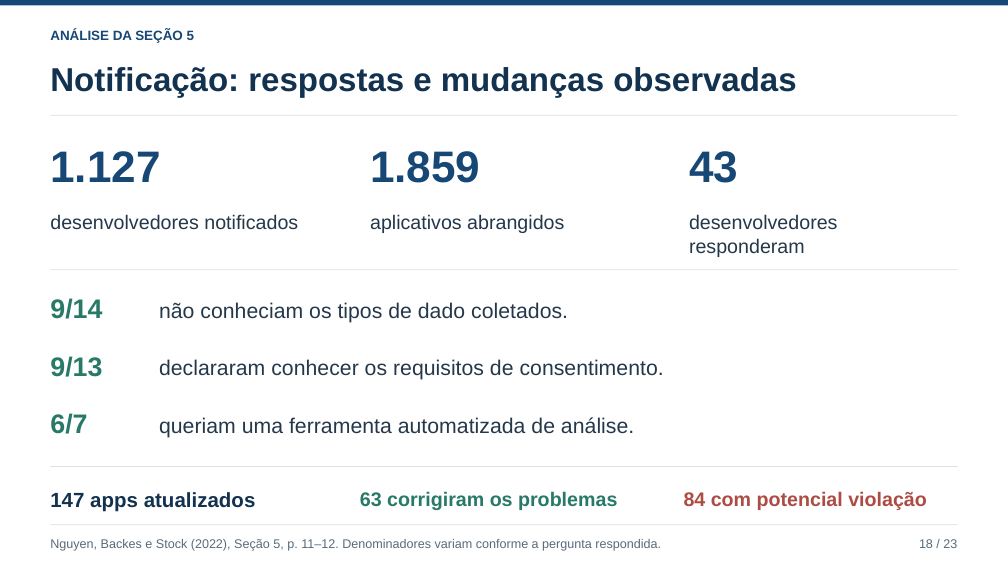
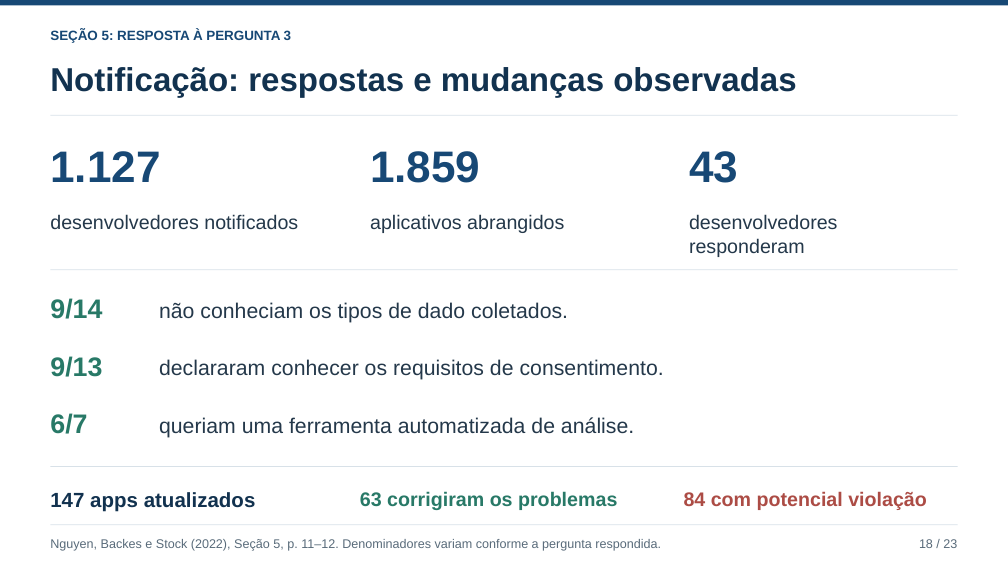
Before and after one commit to ClaudioAMF1/TCC, a slide deck: slide 18 of seminario/apresentacao/seminario-analise-de-artigo.pptx. Drawn at 1008x567 pixels with LibreOffice and Linux fonts; fonts in the diff are those of the drawing. Boxes give left, top, right and bottom in pixels: in the first picture for what was removed or moved away, otherwise in the second. Text is boxed around its words. In the diff, an @@ line names an element or a change of style, - is before the commit and + after.

```diff
--- a/seminario/apresentacao/seminario-analise-de-artigo.pptx
+++ b/seminario/apresentacao/seminario-analise-de-artigo.pptx
@@ text at bbox=[50, 29, 291, 43]: text changed @@
-ANÁLISE DA SEÇÃO 5
+SEÇÃO 5: RESPOSTA À PERGUNTA 3
```
Also in this commit, not shown: 12 other slides changed, 10 other files.
